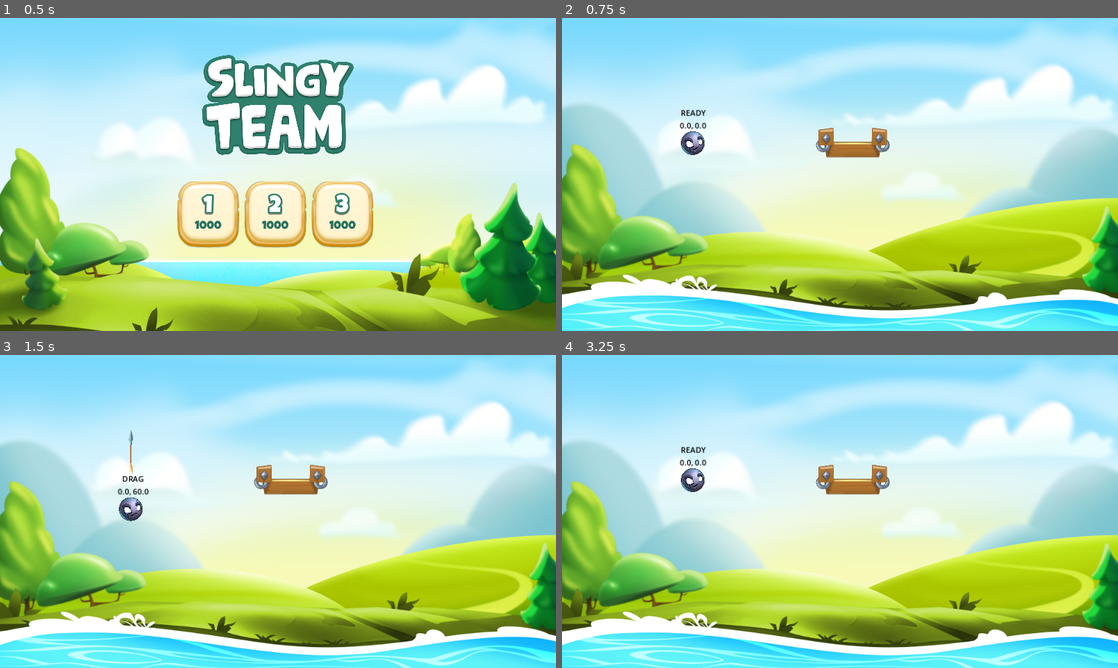
Above: before the commit, frames 1-4 (two rows, left to right).
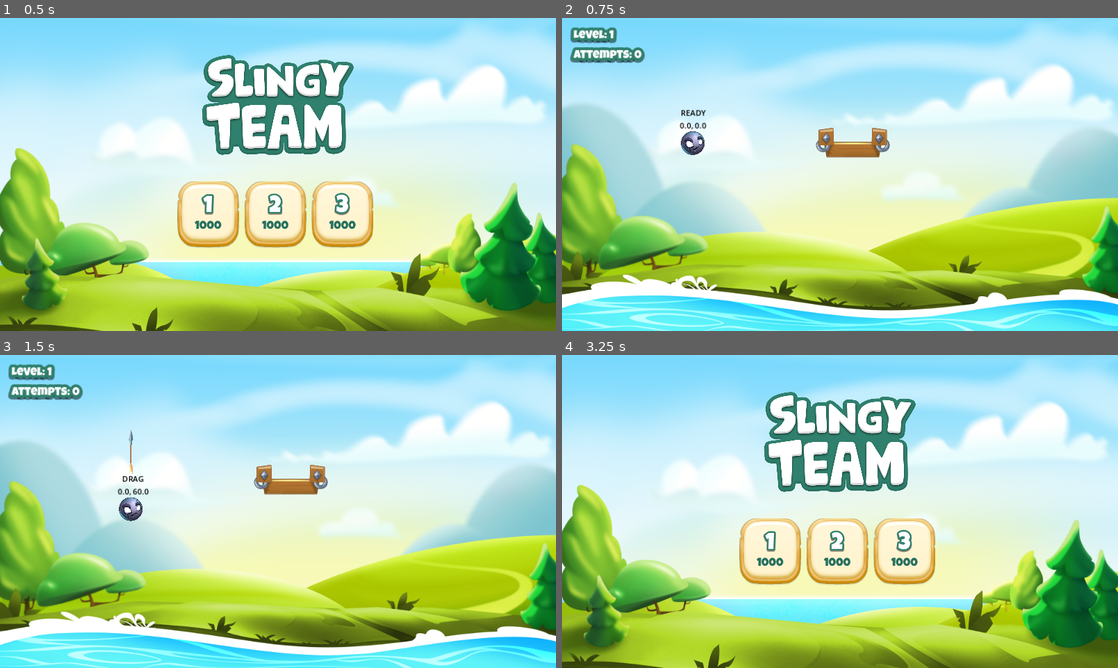
Above: after the commit, the same moments.

Repository: svindom/slingy-team
Game: Godot game, scene res://scenes/main/main.tscn
Same seed, same stepped clock (60 frames per second), same inputs: the game is played once before the commit and once after it.
Inputs (mouse positions are in pixels of both pictures, inside the frame that each line leads up to):
- Up to frame 1 (0.5 s): no input
- Up to frame 2 (0.75 s): click (767, 215) at 0.5 s
- Up to frame 3 (1.5 s): tap Enter at 1.25 s; drag from (133, 480) to (272, 627) at 1.27 s
- Up to frame 4 (3.25 s): drag from (728, 527) to (834, 627) at 2.02 s; tap Space (menu, bound only after the commit) at 2.75 s; move the mouse to (895, 442) at 2.77 s; press the mouse at (895, 442) at 2.78 s

Frame 1 is identical in both runs. In frame 2, 1.1% of the frame differs, in the area x 1-15%, y 2-15%; in frame 3, 1.1%; in frame 4, 52%, in the area x 0-100%, y 11-100%.

Commit message:
added score UI

Diff:
--- /dev/null
+++ b/Slingy Team/font_effects/common_font_effect.tres
@@ -0,0 +1,12 @@
+[gd_resource type="LabelSettings" load_steps=2 format=3 uid="uid://b2kif73l81x3j"]
+
+[ext_resource type="FontFile" uid="uid://uaj7l6ngv8if" path="res://assets/fonts/LuckiestGuy-Regular.ttf" id="1_65rlc"]
+
+[resource]
+font = ExtResource("1_65rlc")
+font_size = 24
+outline_size = 7
+outline_color = Color(0, 0, 0, 1)
+shadow_size = 7
+shadow_color = Color(0, 0, 0, 1)
+shadow_offset = Vector2(0, 2)
--- /dev/null
+++ b/Slingy Team/font_effects/level_complete_font_effect.tres
@@ -0,0 +1,12 @@
+[gd_resource type="LabelSettings" load_steps=2 format=3 uid="uid://be1h1hvbxyssn"]
+
+[ext_resource type="FontFile" uid="uid://uaj7l6ngv8if" path="res://assets/fonts/LuckiestGuy-Regular.ttf" id="1_fiqij"]
+
+[resource]
+font = ExtResource("1_fiqij")
+font_size = 80
+outline_size = 30
+outline_color = Color(0.623672, 0.0959345, 0.864449, 1)
+shadow_size = 32
+shadow_color = Color(0.27499, 0.0112818, 0.393041, 1)
+shadow_offset = Vector2(0, 4)
--- /dev/null
+++ b/Slingy Team/font_effects/score_font_effect.tres
@@ -0,0 +1,12 @@
+[gd_resource type="LabelSettings" load_steps=2 format=3 uid="uid://dbqd4u386xlm"]
+
+[ext_resource type="FontFile" uid="uid://uaj7l6ngv8if" path="res://assets/fonts/LuckiestGuy-Regular.ttf" id="1_7et7k"]
+
+[resource]
+font = ExtResource("1_7et7k")
+font_size = 24
+outline_size = 22
+outline_color = Color(0.184314, 0.501961, 0.427451, 1)
+shadow_size = 26
+shadow_color = Color(0, 0, 0, 0.470588)
+shadow_offset = Vector2(0, 3.045)
--- a/Slingy Team/project.godot
+++ b/Slingy Team/project.godot
@@ -32,6 +32,11 @@
 "events": [Object(InputEventMouseButton,"resource_local_to_scene":false,"resource_name":"","device":-1,"window_id":0,"a …(258 unchanged characters)…
 ]
 }
+menu={
+"deadzone": 0.5,
+"events": [Object(InputEventKey,"resource_local_to_scene":false,"resource_name":"","device":-1,"window_id":0,"alt_pressed":false,"shift_pressed":false,"ctrl_pressed":false,"meta_pressed":false,"pressed":false,"keycode":0,"physical_keycode":32,"key_label":0,"unicode":32,"location":0,"echo":false,"script":null)
+]
+}
 
 [rendering]
 
--- /dev/null
+++ b/Slingy Team/scenes/game_ui/game_ui.gd
@@ -0,0 +1,38 @@
+extends Control
+
+
+const MAINSCENE: PackedScene = preload("res://scenes/main/main.tscn")
+
+@onready var level_text: Label = $MarginContainer/VBoxContainer/LevelText
+@onready var attempts_text: Label = $MarginContainer/VBoxContainer/AttemptsText
+@onready var game_music: AudioStreamPlayer2D = $GameMusic
+@onready var level_complete_container: Control = $MarginContainer/LevelCompleteContainer
+
+
+
+# Called when the node enters the scene tree for the first time.
+func _ready() -> void:
+	level_complete_container.hide()
+	set_level()
+	update_attempts(0)
+	SignalManager.on_score_updated.connect(update_attempts)
+	SignalManager.on_level_complete.connect(on_level_complete)
+
+
+# Called every frame. 'delta' is the elapsed time since the previous frame.
+func _process(delta: float) -> void:
+	if Input.is_action_just_pressed("menu") == true:
+		get_tree().change_scene_to_packed(MAINSCENE)
+
+
+func set_level() -> void:
+	level_text.text = "Level: %s" % ScoreManager.get_level_selected()
+
+
+func update_attempts(attempts: int) -> void:
+	attempts_text.text = "Attempts: %s" % attempts
+
+
+func on_level_complete() -> void:
+	level_complete_container.show()
+	game_music.play()
--- /dev/null
+++ b/Slingy Team/scenes/game_ui/game_ui.tscn
@@ -0,0 +1,75 @@
+[gd_scene load_steps=6 format=3 uid="uid://cv6so1d3bmxwi"]
+
+[ext_resource type="LabelSettings" uid="uid://dbqd4u386xlm" path="res://font_effects/score_font_effect.tres" id="1_qev3p"]
+[ext_resource type="Script" path="res://scenes/game_ui/game_ui.gd" id="1_v8anu"]
+[ext_resource type="LabelSettings" uid="uid://be1h1hvbxyssn" path="res://font_effects/level_complete_font_effect.tres" id="2_rjo06"]
+[ext_resource type="LabelSettings" uid="uid://b2kif73l81x3j" path="res://font_effects/common_font_effect.tres" id="3_adboh"]
+[ext_resource type="AudioStream" uid="uid://ddbsayv465do7" path="res://assets/audio/jazzyfrenchy.mp3" id="4_lkhw8"]
+
+[node name="GameUI" type="Control"]
+layout_mode = 3
+anchors_preset = 15
+anchor_right = 1.0
+anchor_bottom = 1.0
+grow_horizontal = 2
+grow_vertical = 2
+mouse_filter = 2
+script = ExtResource("1_v8anu")
+
+[node name="MarginContainer" type="MarginContainer" parent="."]
+layout_mode = 1
+anchors_preset = 15
+anchor_right = 1.0
+anchor_bottom = 1.0
+grow_horizontal = 2
+grow_vertical = 2
+theme_override_constants/margin_left = 24
+theme_override_constants/margin_top = 24
+theme_override_constants/margin_right = 24
+theme_override_constants/margin_bottom = 24
+
+[node name="VBoxContainer" type="VBoxContainer" parent="MarginContainer"]
+layout_mode = 2
+theme_override_constants/separation = 15
+
+[node name="LevelText" type="Label" parent="MarginContainer/VBoxContainer"]
+layout_mode = 2
+text = "Level 10"
+label_settings = ExtResource("1_qev3p")
+
+[node name="AttemptsText" type="Label" parent="MarginContainer/VBoxContainer"]
+layout_mode = 2
+text = "Attempts 100"
+label_settings = ExtResource("1_qev3p")
+
+[node name="LevelCompleteContainer" type="Control" parent="MarginContainer"]
+layout_mode = 2
+size_flags_horizontal = 4
+size_flags_vertical = 4
+
+[node name="LevelCompleteText" type="Label" parent="MarginContainer/LevelCompleteContainer"]
+layout_mode = 2
+offset_left = -552.0
+offset_top = -41.0
+offset_right = 552.0
+offset_bottom = 40.0
+text = "Level Complete!"
+label_settings = ExtResource("2_rjo06")
+horizontal_alignment = 1
+vertical_alignment = 1
+
+[node name="PressSpaceText" type="Label" parent="MarginContainer/LevelCompleteContainer"]
+layout_mode = 2
+offset_left = -552.0
+offset_top = 275.0
+offset_right = 552.0
+offset_bottom = 300.0
+size_flags_vertical = 8
+text = "Press Space"
+label_settings = ExtResource("3_adboh")
+horizontal_alignment = 1
+vertical_alignment = 1
+
+[node name="GameMusic" type="AudioStreamPlayer2D" parent="."]
+stream = ExtResource("4_lkhw8")
+volume_db = -14.0
--- a/Slingy Team/scenes/level/level.gd
+++ b/Slingy Team/scenes/level/level.gd
@@ -2,7 +2,6 @@
 
 
 const PLAYER_SCENE: PackedScene = preload("res://scenes/player/player.tscn")
-const MAIN_SCENE: PackedScene = preload("res://scenes/main/main.tscn")
 
 @onready var player_position_marker: Marker2D = $PlayerPosition
 
@@ -17,11 +16,6 @@
 func _ready():
 	spawn_new_player()
 	SignalManager.on_player_destroyed.connect(on_player_destroyed)
-
-# Called every frame. 'delta' is the elapsed time since the previous frame.
-func _process(_delta):
-	if Input.is_key_pressed(KEY_ESCAPE):
-		get_tree().change_scene_to_packed(MAIN_SCENE)
 
 
 func spawn_new_player() -> void:
@@ -40,7 +34,6 @@
 	spawn_new_player()
 
 
-
 func _on_water_body_entered(body: Node):
 	if body.is_in_group(GameManager.PLAYER_GROUP_NAME):
 		_water_animation_position = body.position
--- a/Slingy Team/scenes/level/level.tscn
+++ b/Slingy Team/scenes/level/level.tscn
@@ -1,10 +1,11 @@
-[gd_scene load_steps=6 format=3 uid="uid://c5e4wny3u5whu"]
+[gd_scene load_steps=7 format=3 uid="uid://c5e4wny3u5whu"]
 
 [ext_resource type="Texture2D" uid="uid://dat5yeet5d01s" path="res://assets/images/background/slingy_team_main_bg.png" id="1_6ihsi"]
 [ext_resource type="Script" path="res://scenes/level/level.gd" id="1_jsexq"]
 [ext_resource type="PackedScene" uid="uid://bcv5ce1jt77i0" path="res://scenes/water/water.tscn" id="2_we4y8"]
 [ext_resource type="PackedScene" uid="uid://dcsy0sjilyg8n" path="res://scenes/water_splash_animation/water_splash_animation.tscn" id="4_qajdg"]
 [ext_resource type="PackedScene" uid="uid://di7kkaaushbti" path="res://scenes/scorer/scorer.tscn" id="5_lfmlj"]
+[ext_resource type="PackedScene" uid="uid://cv6so1d3bmxwi" path="res://scenes/game_ui/game_ui.tscn" id="6_ifuqw"]
 
 [node name="Level" type="Node2D"]
 script = ExtResource("1_jsexq")
@@ -25,4 +26,8 @@
 
 [node name="Scorer" parent="." instance=ExtResource("5_lfmlj")]
 
+[node name="CanvasLayer" type="CanvasLayer" parent="."]
+
+[node name="GameUI" parent="CanvasLayer" instance=ExtResource("6_ifuqw")]
+
 [connection signal="body_entered" from="Water" to="." method="_on_water_body_entered"]
--- a/Slingy Team/singletons/score_manager.gd
+++ b/Slingy Team/singletons/score_manager.gd
@@ -2,11 +2,17 @@
 
 
 const DEFAULT_SCORE: int = 1000
+const SCORE_PATH = "user://slingy_team.json"
+
 
 var _level_selected: int = 1
 var _level_scores_dictionary: Dictionary = {}
 
 
+
+
+func _ready() -> void:
+	load_from_disc()
 
 
 func set_level_selected(level_selected: int) -> void:
@@ -27,8 +33,25 @@
 	check_and_add(level)
 	if _level_scores_dictionary[level] > score:
 		_level_scores_dictionary[level] = score
+		save_to_disc()
 
 
 func get_best_for_level(level: String) -> int:
 	check_and_add(level)
 	return _level_scores_dictionary[level]
+
+
+func save_to_disc() -> void:
+	# 'file' is of type FileAccess, which is used to manage file reading and writing operations.
+	var file: FileAccess = FileAccess.open(SCORE_PATH, FileAccess.WRITE)
+	var score_json_str: String = JSON.stringify(_level_scores_dictionary)
+	file.store_string(score_json_str)
+
+
+func load_from_disc() -> void:
+	var file: FileAccess = FileAccess.open(SCORE_PATH, FileAccess.READ)
+	if file == null:
+		save_to_disc()
+	else:
+		var data: String = file.get_as_text()
+		_level_scores_dictionary = JSON.parse_string(data)
Not shown, changed: Slingy Team/assets/audio/jazzyfrenchy.mp3.import
